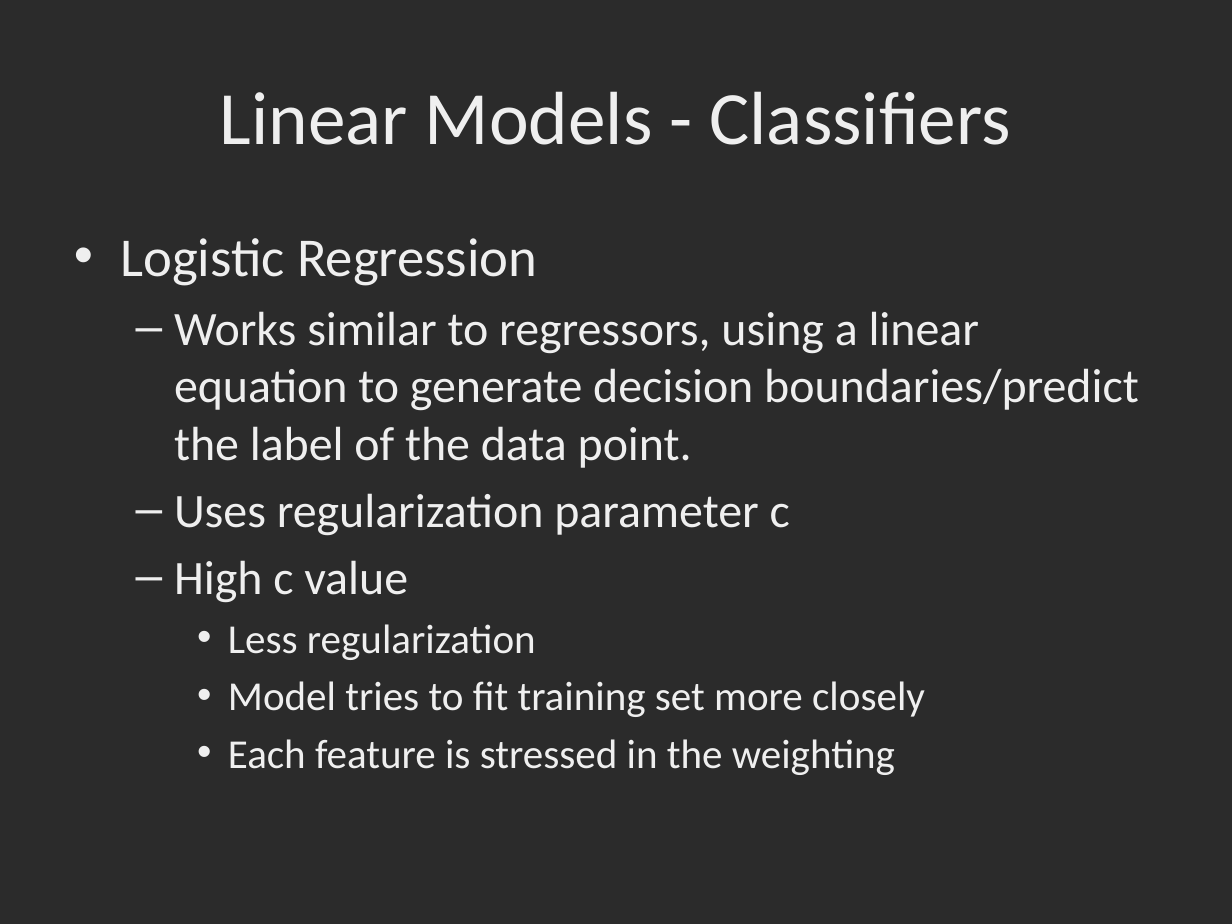
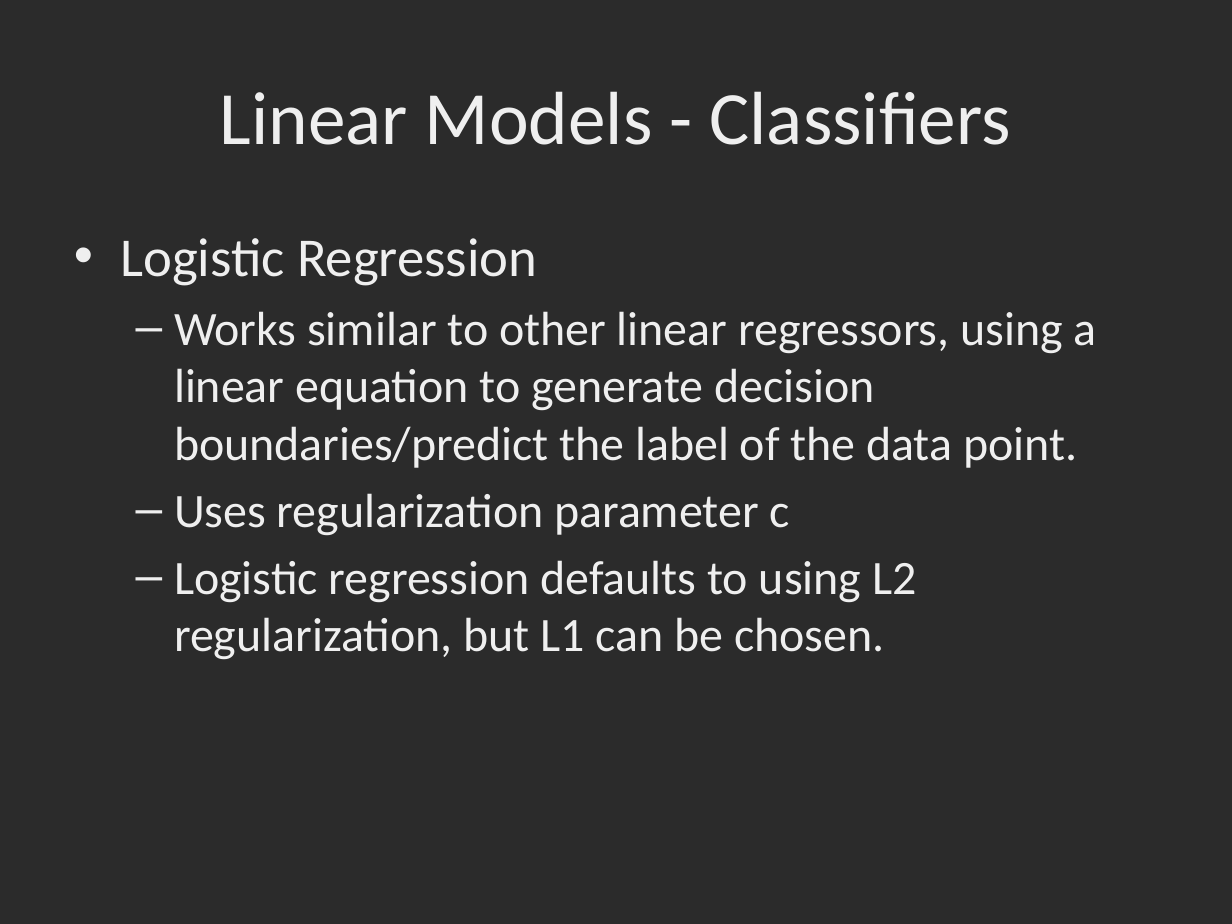
Before and after one commit to dbowmans46/PracticalProgramming, a slide deck: slide 46 of Session 7 - Python/Instructional Material/Session 7 - Python Brief Intro to Machine Learning with Scikit Learn.pptx (slide 44 before the commit). Drawn at 1232x924 pixels with LibreOffice and Linux fonts; fonts in the diff are those of the drawing; background and template pictures are left out; a plain dark background stands for a picture behind light text. Boxes give left, top, right and bottom in pixels: in the first picture for what was removed or moved away, otherwise in the second. Text is boxed around its words. In the diff, an @@ line names an element or a change of style, - is before the commit and + after.

Commit message:
Additional slides on regressors and regularization, added helper class for model accuracy output, implemented helper class.

```diff
--- a/Session 7 - Python/Instructional Material/Session 7 - Python Brief Intro to Machine Learning with Scikit Learn.pptx
+++ b/Session 7 - Python/Instructional Material/Session 7 - Python Brief Intro to Machine Learning with Scikit Learn.pptx
@@ text at (x1=174, y1=311, x2=1097, y2=468): text changed @@
-  – Works similar to regressors, using a linear equation to generate decision boundaries/predict the label of the data point.
+  – Works similar to other linear regressors, using a linear equation to generate decision boundaries/predict the label of the data point.
@@ text at (x1=174, y1=560, x2=916, y2=659): text changed; size 24 to 28 pt @@
-  – High c value
-    • Less regularization
-    • Model tries to fit training set more closely
-    • Each feature is stressed in the weighting
+  – Logistic regression defaults to using L2 regularization, but L1 can be chosen.
```
Also in this commit, not shown: 6 other slides changed, 10 slides added, 2 other files.
